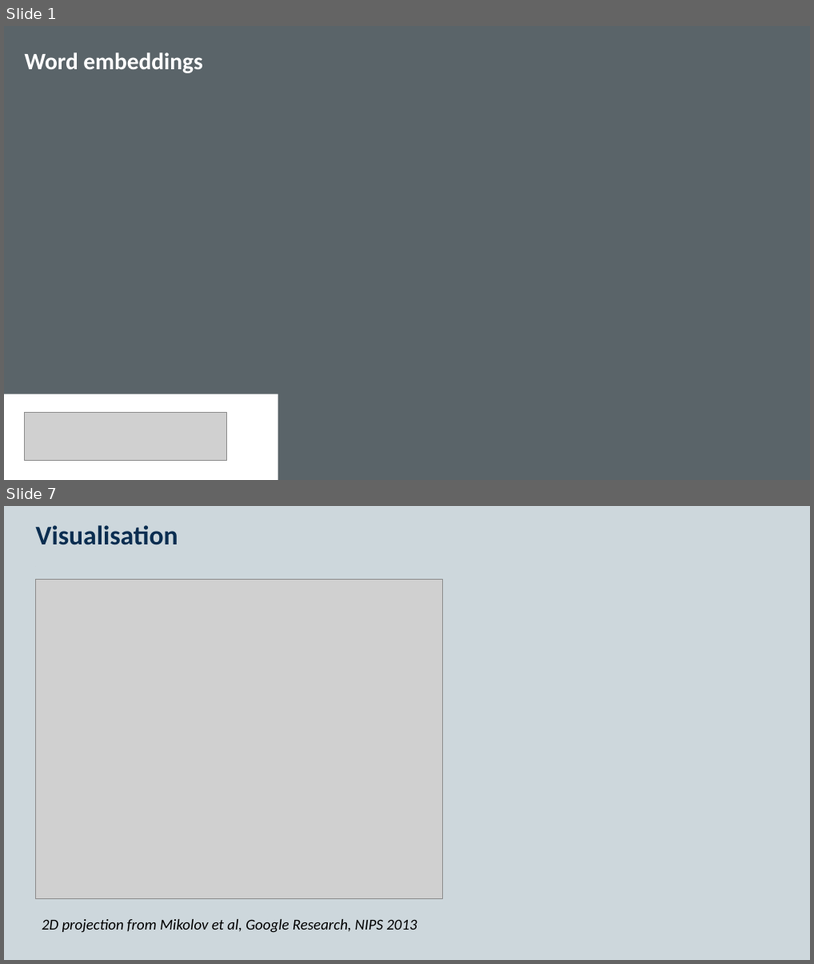
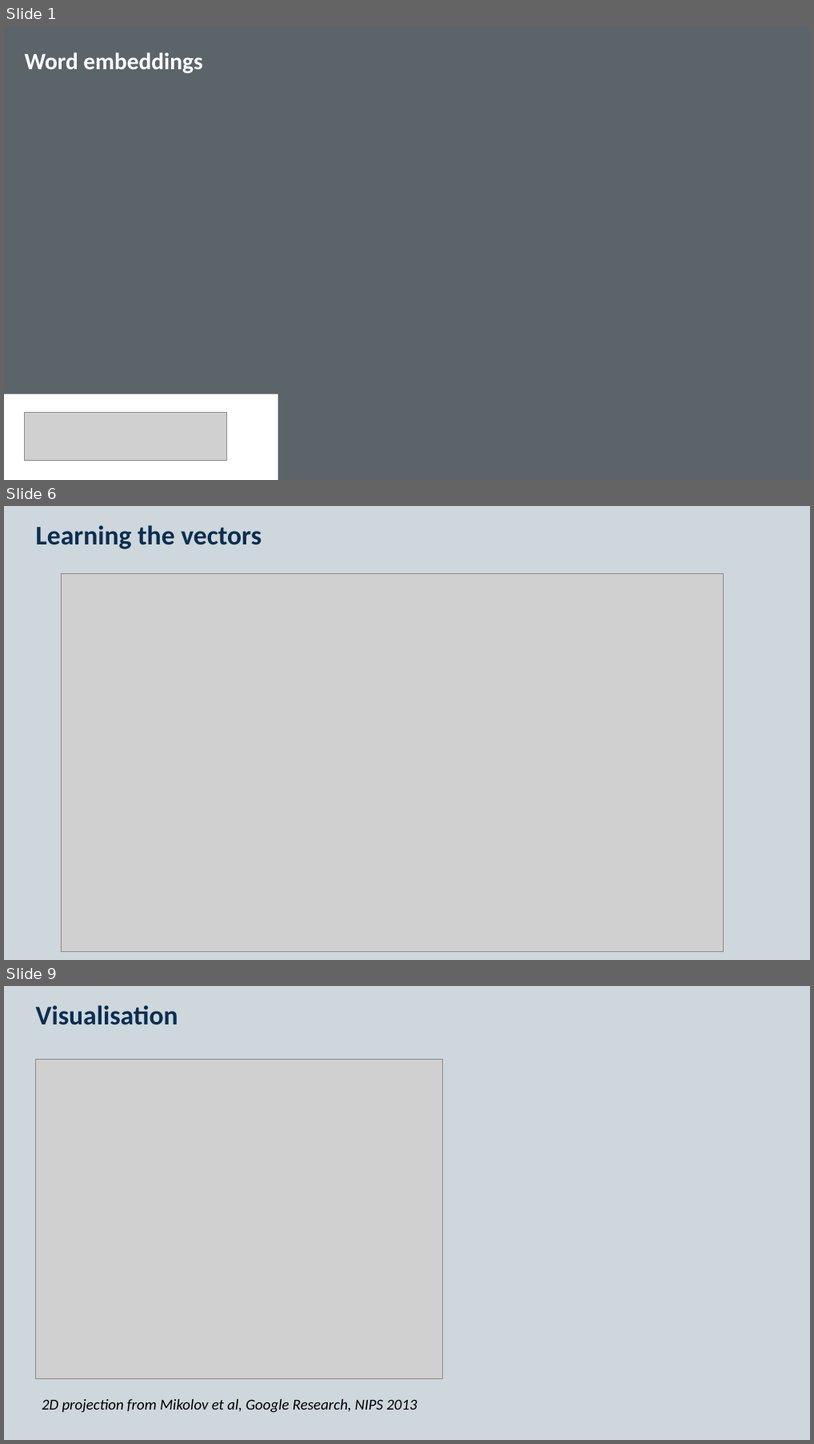
Before and after one commit to KCL-Health-NLP/nlp-half-day-workshop, a slide deck: presentations/word-embeddings.pptx. Shown one above the other, each under a label of ours: slides 1 and 7 before the commit, slides 1, 6 and 9 after it; the slides between them are not shown. The pictures are 814x964 and 814x1444 pixels, drawn with LibreOffice and Linux fonts; fonts in the diff are those of the drawing; grey boxes stand for pictures; background and template pictures are left out. Boxes give left, top, right and bottom in pixels: in the first picture for what was removed or moved away, otherwise in the second. Text is boxed around its words. In the diff, an @@ line names an element or a change of style, - is before the commit and + after.

```diff
--- a/presentations/word-embeddings.pptx
+++ b/presentations/word-embeddings.pptx
@@ slide 6 added at (x1=4, y1=506, x2=810, y2=960), background #CDD7DC; not listed: 2 template elements that a slide beside it also shows @@
@@ title added at (x1=36, y1=525, x2=262, y2=549), 32 pt, text #0A2D50, bold @@
+Learning the vectors
@@ picture added at (x1=61, y1=574, x2=724, y2=952) @@
@@ what was slide 7 is now slide 9 @@
```
Also in this commit, not shown: 4 slides changed, 2 other slides added, 1 slide removed, 7 other files.
